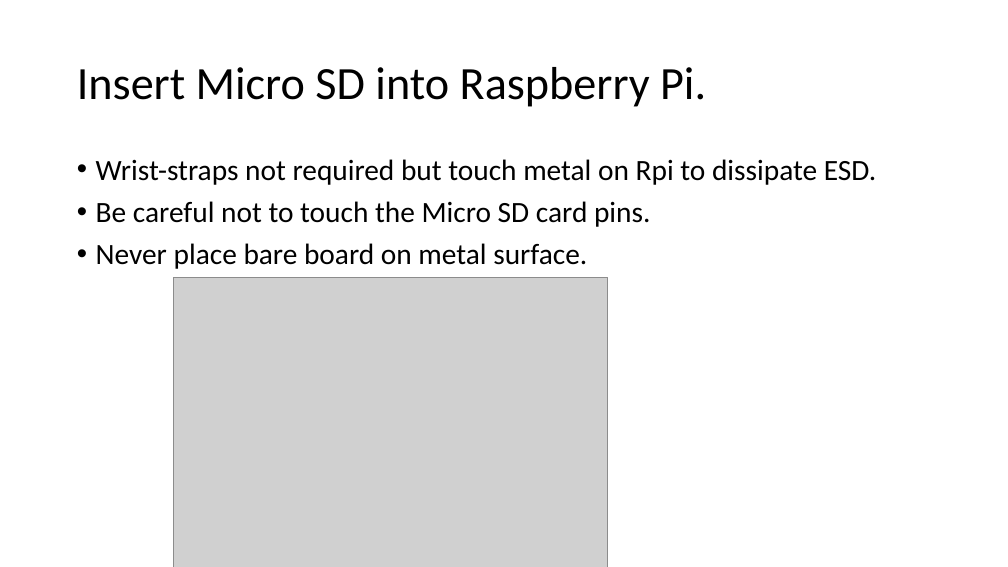
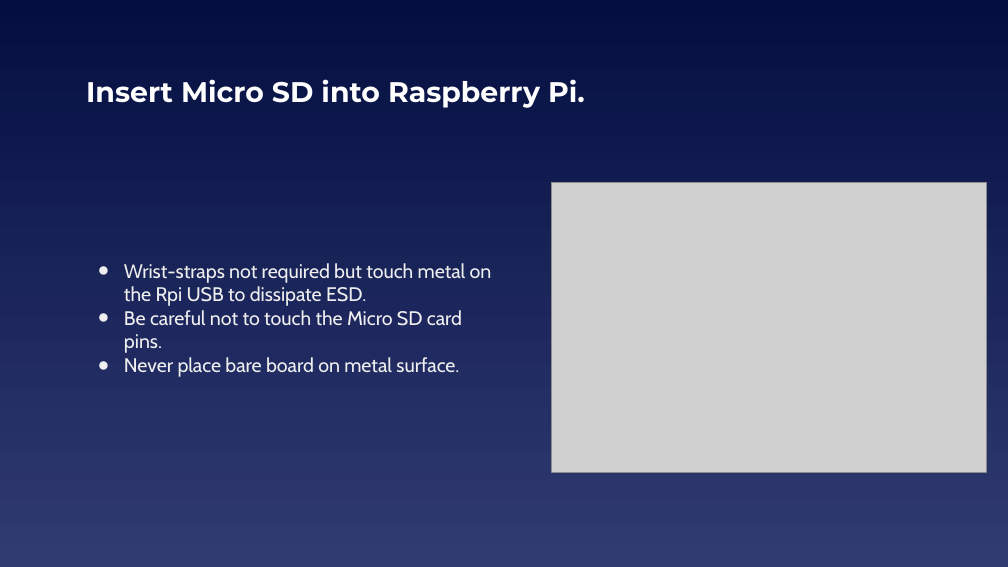
Before and after one commit to EELabMan/Raspberry-Pi-Intro, a slide deck: slide 9 of Raspberry Pi Intro.pptx. Drawn at 1008x567 pixels with LibreOffice and Linux fonts; fonts in the diff are those of the drawing; grey boxes stand for pictures. Boxes give left, top, right and bottom in pixels: in the first picture for what was removed or moved away, otherwise in the second. Text is boxed around its words. In the diff, an @@ line names an element or a change of style, - is before the commit and + after.

```diff
--- a/Raspberry Pi Intro.pptx
+++ b/Raspberry Pi Intro.pptx
@@ background #FFFFFF to gradient #040E41 to #303B72 @@
@@ title "Insert Micro SD into Raspberry ..." moved from (x1=77, y1=67, x2=706, y2=107) to (x1=86, y1=79, x2=585, y2=108) @@
@@ title "Insert Micro SD into Raspberry ..." at (x1=86, y1=79, x2=585, y2=108): size 44 to 27 pt, font Calibri to Montserrat, text colour #000000 to #FFFFFF, bold on; line spacing 0.9 to 1 @@
@@ text "Wrist-straps not required but touch ..." moved from (x1=96, y1=159, x2=876, y2=269) to (x1=124, y1=263, x2=492, y2=377) @@
@@ text "Wrist-straps not required but touch ..." at (x1=124, y1=263, x2=492, y2=377): vertical alignment top to middle @@
@@ picture moved from (x1=173, y1=277, x2=608, y2=567) to (x1=552, y1=182, x2=987, y2=473) @@
@@ text at (x1=124, y1=263, x2=492, y2=306): text changed; size 28 to 18.7 pt; font Calibri to Cabin; text colour #000000 to #EFEFEF @@
-• Wrist-straps not required but touch metal on Rpi to dissipate ESD.
+● Wrist-straps not required but touch metal on the Rpi USB to dissipate ESD.
@@ text at (x1=124, y1=310, x2=462, y2=377): size 28 to 18.7 pt, font Calibri to Cabin, text colour #000000 to #EFEFEF in "Be careful not to touch the Micro ...", "Never place bare board on metal surface."; bullet • to ●; line spacing 0.9 to 1; less space between paragraphs @@
```
Also in this commit, not shown: 14 other slides changed, 4 slides added, 2 slides removed.
